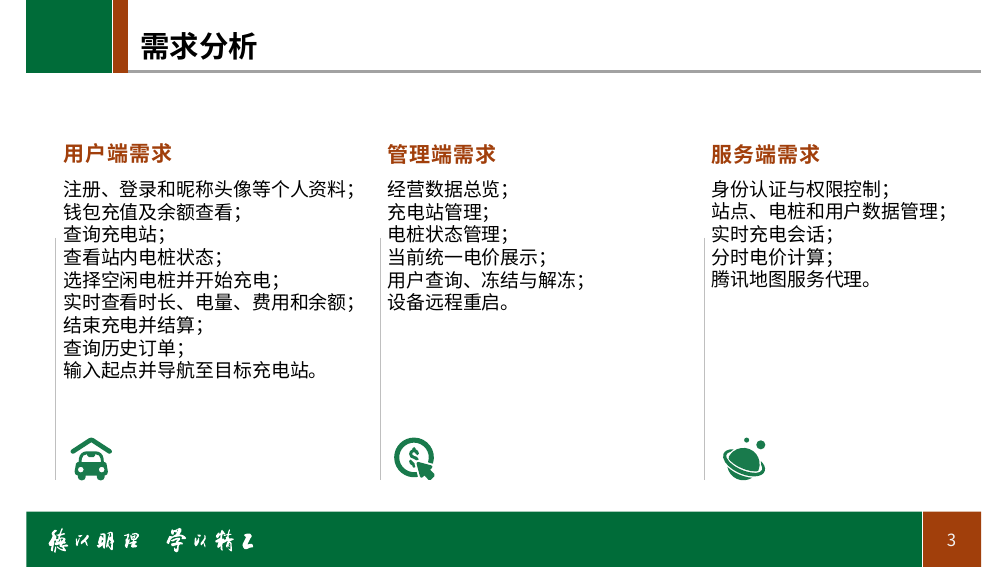
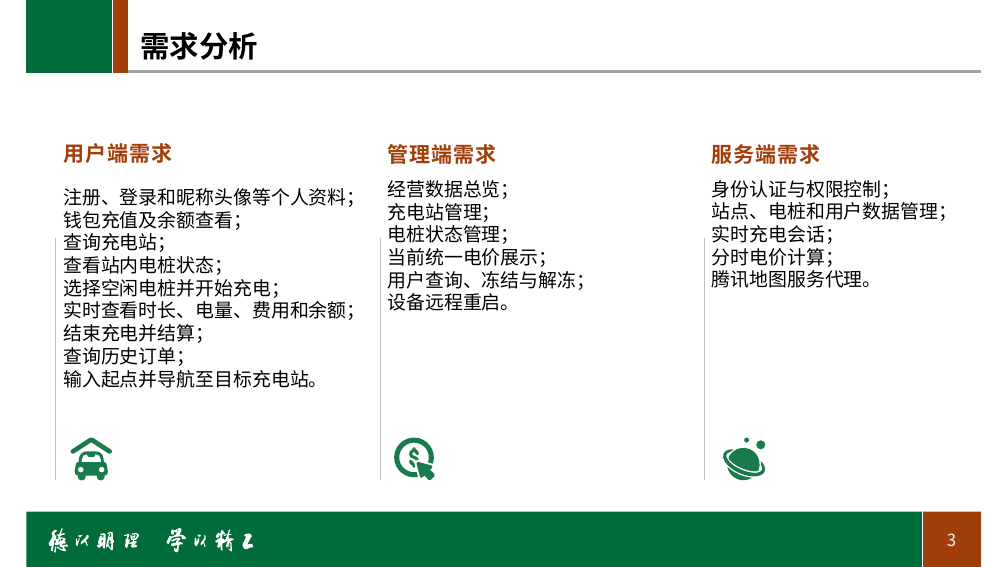
Before and after one commit to Gale-Verdict/Gale-Verdict-software-developing, a slide deck: slide 3 of 项目路演ppt-第四组.pptx. Drawn at 1008x567 pixels with LibreOffice and Linux fonts; fonts in the diff are those of the drawing; background and template pictures are left out. Boxes give left, top, right and bottom in pixels: in the first picture for what was removed or moved away, otherwise in the second. Text is boxed around its words. In the diff, an @@ line names an element or a change of style, - is before the commit and + after.

```diff
--- a/项目路演ppt-第四组.pptx
+++ b/项目路演ppt-第四组.pptx
@@ text "注册、登录和昵称头像等个人资料；" moved from (x1=63, y1=180, x2=365, y2=379) to (x1=63, y1=188, x2=365, y2=388) @@
```
Also in this commit, not shown: 6 other slides changed, 2 other files.
